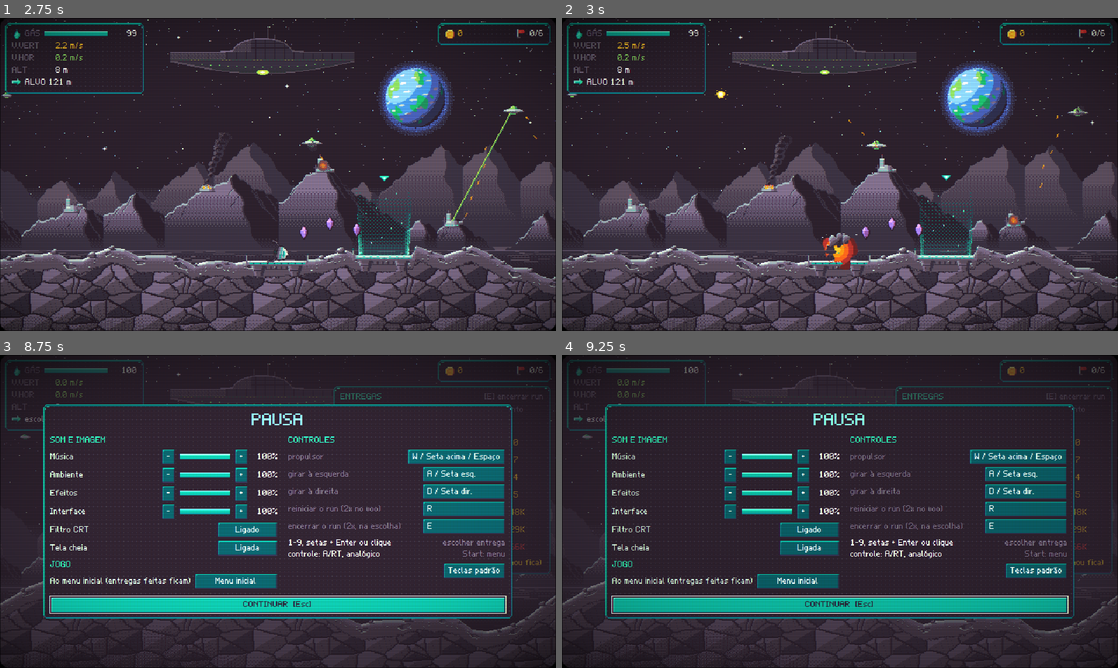
Above: before the commit, frames 1-4 (two rows, left to right).
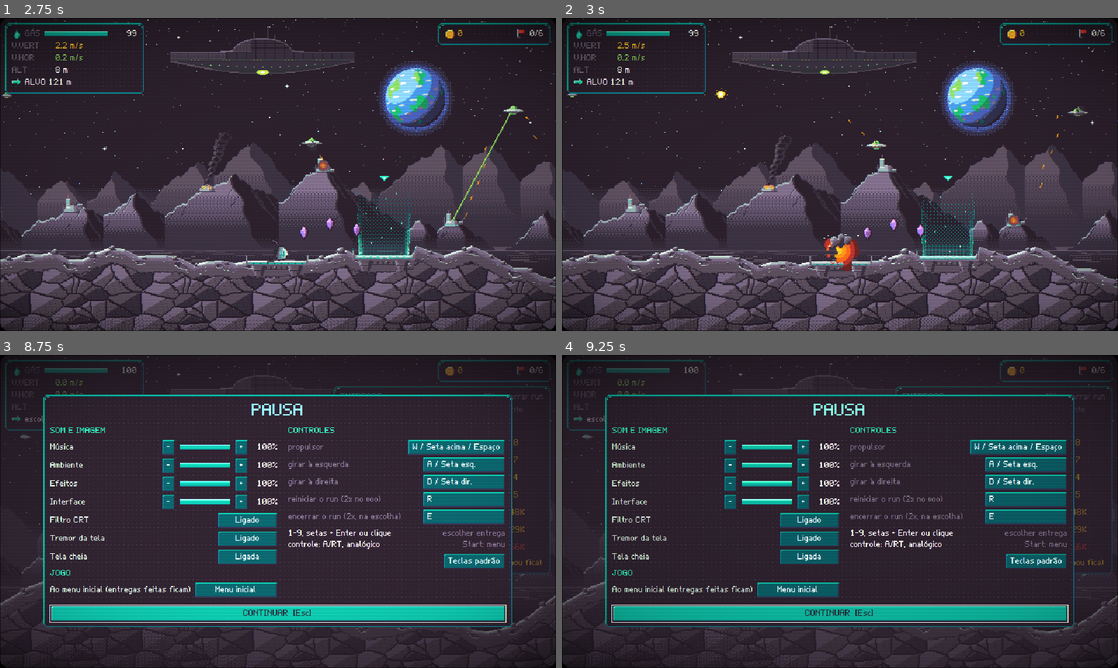
Above: after the commit, the same moments.

Repository: valdersonjr/incremental-lander
Game: Godot game, scene res://game/main.tscn
The game is run twice, just before and just after one commit, with the same random seed, the same clock (stepped at 60 frames per second) and the same inputs.
Inputs (mouse positions are in pixels of both pictures, inside the frame that each line leads up to):
- Up to frame 1 (2.75 s): click "Jogar" at 0.5 s; click "1" at 1.25 s; tap Enter (confirm) at 2 s; move the mouse to (400, 158) at 2.02 s; hold D (rotate_right) from 2.03 s (still down); hold Enter (confirm) from 2.03 s (still down); click (400, 158) at 2.17 s; tap Space at 2.27 s
- Up to frame 2 (3 s): release D (rotate_right) at 2.75 s; release Enter (confirm) at 2.75 s; drag from (728, 190) to (812, 237) at 2.77 s
- Up to frame 3 (8.75 s): move the mouse to (333, 442) at 3.52 s; hold D (rotate_right) 3.53-4.25 s; hold Q (tab_prev) 3.53-4.25 s; click "IR AO HANGAR [Enter]" at 4.25 s; click "DECOLAR [Enter]" at 5 s; drag from (250, 574) to (111, 464) at 5.77 s; move the mouse to (444, 558) at 6.52 s; hold A (rotate_left) 6.53-7.25 s; tap 9 at 6.6 s; tap Space at 6.77 s; tap F11 (fullscreen) at 7.15 s; drag from (111, 464) to (194, 433) at 7.27 s; move the mouse to (305, 511) at 8.02 s; hold A (rotate_left) from 8.03 s (still down); hold E (end_run) from 8.03 s (still down); click (305, 511) at 8.17 s; tap Escape (ui_cancel) at 8.65 s
- Up to frame 4 (9.25 s): release A (rotate_left) at 8.75 s; release E (end_run) at 8.75 s; drag from (756, 433) to (728, 527) at 8.77 s

Frame 1 is identical in both runs. In frame 2, 8.1% of the frame differs, in the area x 0-100%, y 50-100%; in frame 3, 19%, in the area x 7-93%, y 12-87%; in frame 4, 19%.

Commit message:
Ícone do jogo, tremor de tela e aviso de dados ausentes
- Ícone 32x32 (nave futurista com plasma em céu espacial, retângulo arredondado) + 512 por vizinho mais próximo;
  ligado no project.godot e nos presets de export (aprovado pelo usuário); padrão app-icon na pixel-art
- Tremor de tela na batida e em pousos duros (trauma em world.json > camera), opção "Tremor da tela" no título e no
  menu do jogo
- WorldConfig: sem world.json avisa o jogador (OS.alert) em vez de depender de assert (removido no build de release)

Co-Authored-By: Claude Opus 5.5 <noreply@anthropic.com>
Claude-Session: https://claude.ai/code/session_01JhKCi9Us7j2H5LJGQ5fDNT

Diff:
--- a/autoload/game_state.gd
+++ b/autoload/game_state.gd
@@ -253,6 +253,16 @@
 
 func set_crt(on: bool) -> void:
 	settings["crt"] = on
+	apply_settings()
+
+
+## Tremor de tela na batida e em pousos duros (padrao: sim).
+func shake_enabled() -> bool:
+	return bool(settings.get("shake", true))
+
+
+func set_shake(on: bool) -> void:
+	settings["shake"] = on
 	apply_settings()
 
 
--- a/data/world.json
+++ b/data/world.json
@@ -121,7 +121,11 @@
     "notes": "Perto do chao a camera olha para cima (nave ~3/4 da tela, mais ceu e menos chao); some ate centralizar acima de lift_fade_alt_px.",
     "ground_lift_px": 92,
     "lift_fade_alt_px": 420,
-    "lift_speed": 3.0
+    "lift_speed": 3.0,
+    "shake_notes": "Tremor de tela (game feel; opcao 'Tremor da tela' desliga): trauma 0..1 decai shake_decay/s; deslocamento = trauma^2 x shake_px (px de arte, inteiro). Batida = 1; pouso = land_shake x (velocidade vertical / max_vy).",
+    "shake_px": 6.0,
+    "shake_decay": 1.8,
+    "land_shake": 0.35
   },
   "input": {
     "thrust": [
--- a/game/flight/flight.gd
+++ b/game/flight/flight.gd
@@ -38,6 +38,8 @@
 const EXTEND_STEP := 2400.0
 var target_tier := "normal"
 var _demo := false
+var _lift_y := 0.0                                 # camera olhando para cima perto do chao (px; sem o tremor)
+var _shake := 0.0                                  # trauma do tremor de tela (0..1; world.json > camera)
 
 @onready var lander: Lander = %Lander
 @onready var terrain: Terrain = %Terrain
@@ -63,11 +65,26 @@
 	var cam: Dictionary = WorldConfig.load_config()["camera"]
 	var alt := TerrainGen.height_at(terrain.ridge, lander.global_position.x) - lander.global_position.y
 	var target := -CameraMath.lift(alt, float(cam["ground_lift_px"]), float(cam["lift_fade_alt_px"]))
-	camera.offset.y = lerpf(camera.offset.y, target, clampf(float(cam["lift_speed"]) * delta, 0.0, 1.0))
-
-
-func _process(_delta: float) -> void:
+	_lift_y = lerpf(_lift_y, target, clampf(float(cam["lift_speed"]) * delta, 0.0, 1.0))
+
+
+func _process(delta: float) -> void:
+	var cam: Dictionary = WorldConfig.load_config()["camera"]
+	_shake = maxf(_shake - float(cam["shake_decay"]) * delta, 0.0)
+	var amp := _shake * _shake * float(cam["shake_px"]) if GameState.shake_enabled() else 0.0
+	camera.offset = Vector2(roundf(randf_range(-amp, amp)), _lift_y + roundf(randf_range(-amp, amp)))
 	backdrop.follow(camera.get_screen_center_position())
+
+
+## Tremor de tela (somado; 1 = batida). Desligavel nas opcoes.
+func shake(trauma: float) -> void:
+	_shake = clampf(_shake + trauma, 0.0, 1.0)
+
+
+## Fixa o "olhar para cima" da camera (previas).
+func set_camera_lift(px: float) -> void:
+	_lift_y = px
+	camera.offset.y = px
 
 
 ## Gera o terreno inicial e posiciona o lander na plataforma de partida (sem alvo ainda).
@@ -92,7 +109,9 @@
 	lander.reset_physics_interpolation()
 	camera.global_position = lander.global_position
 	var cam: Dictionary = WorldConfig.load_config()["camera"]
-	camera.offset.y = -float(cam["ground_lift_px"])
+	_lift_y = -float(cam["ground_lift_px"])
+	_shake = 0.0
+	camera.offset = Vector2(0.0, _lift_y)
 	camera.reset_smoothing()
 	camera.force_update_scroll()                              # ja no 1o quadro com o enquadramento certo
 	backdrop.setup(planet_id, camera.global_position.y + camera.offset.y)
@@ -254,6 +273,8 @@
 	# poeira (pixel-art: explosion.py): linha 15 do sprite = chao, x 24 = centro do lander
 	_spawn_fx(DUST_FRAMES, &"puff", Vector2(lander.global_position.x - 24.0, float(pad["y"]) - 15.0), false)
 	Sound.sfx("landing")
+	var max_vy := float(WorldConfig.load_config()["landing"]["max_vy"])
+	shake(float(WorldConfig.load_config()["camera"]["land_shake"]) * clampf(float(info.get("vy", 0.0)) / max_vy, 0.0, 1.0))
 	current_pad_id = int(pad["id"])
 	if current_pad_id == target_pad_id:
 		Sound.sfx("delivered")
@@ -269,6 +290,7 @@
 	# a nave some e explode; o resultado so sai depois da explosao (senao o resumo a cobre)
 	lander.visible = false
 	Sound.sfx("crash")
+	shake(1.0)
 	var fx := _spawn_fx(EXPLOSION_FRAMES, &"boom", lander.global_position, true)
 	await fx.animation_finished
 	_finish(true, 0.0, reason, info)
--- a/game/pause/pause_menu.gd
+++ b/game/pause/pause_menu.gd
@@ -73,6 +73,7 @@
 	for bus: String in GameState.BUSES:
 		%Volumes.add_child(UiKit.volume_row(bus))
 	%Volumes.add_child(UiKit.crt_row())
+	%Volumes.add_child(UiKit.shake_row())
 	%Volumes.add_child(UiKit.fullscreen_row())
 	_fill_keys()
 	var hangar := mode == Mode.HANGAR
--- a/game/title/title_screen.gd
+++ b/game/title/title_screen.gd
@@ -257,6 +257,7 @@
 		if first == null:
 			first = row.get_child(1) as Button
 	_options.add_child(UiKit.crt_row())
+	_options.add_child(UiKit.shake_row())
 	_options.add_child(UiKit.fullscreen_row())
 	var back := Button.new()
 	back.text = "Voltar [Esc]"
--- a/project.godot
+++ b/project.godot
@@ -14,6 +14,7 @@
 config/description="Incremental estilo Lunar Lander, visao lateral. Ver docs/GDD.md."
 run/main_scene="res://game/main.tscn"
 config/features=PackedStringArray("4.7")
+config/icon="res://assets/ui/icon_512.png"
 config/version="0.9.0"
 config/use_custom_user_dir=true
 config/custom_user_dir_name="IncrementalLander"
--- a/scripts/ui/ui_kit.gd
+++ b/scripts/ui/ui_kit.gd
@@ -3,7 +3,7 @@
 ## vermelho = perigo, ambar = gas acabando, barra de gas ciano). Fonte bitmap: tamanho 11 (1x) ou 22 (2x), nunca
 ## fracionario. Variacoes de tipo: SlimPanel, TitleLabel, SectionLabel, DimLabel, ValueLabel, MoneyLabel, DustLabel, BadLabel,
 ## PrimaryButton, DangerButton, GasBar, WarnBar, DangerBar, XpBar. Foco de teclado = moldura de 1 px na cor de titulo
-## do mundo (toda tela navegavel por setas/Tab mostra onde esta). Widgets compartilhados: volume_row, toggle_row (crt_row, fullscreen_row), key_row, stat_row, pulse.
+## do mundo (toda tela navegavel por setas/Tab mostra onde esta). Widgets compartilhados: volume_row, toggle_row (crt_row, shake_row, fullscreen_row), key_row, stat_row, pulse.
 class_name UiKit
 extends RefCounted
 
@@ -233,6 +233,12 @@
 			GameState.crt_enabled, GameState.set_crt)
 
 
+## Linha "Tremor da tela" (batida e pouso duro sacodem a camera; desligue se incomodar).
+static func shake_row() -> HBoxContainer:
+	return toggle_row("Tremor da tela", "a câmera sacode na batida e em pousos duros; desligue se incomodar", "shake",
+			GameState.shake_enabled, GameState.set_shake)
+
+
 ## Linha "Tela cheia" (tambem F11 ou Alt+Enter).
 static func fullscreen_row() -> HBoxContainer:
 	return toggle_row("Tela cheia", "ocupar a tela inteira (F11 ou Alt+Enter também alternam)", "fullscreen",
--- a/scripts/world/world_config.gd
+++ b/scripts/world/world_config.gd
@@ -12,7 +12,10 @@
 	if not data.is_empty():
 		return data
 	var f := FileAccess.open(path, FileAccess.READ)
-	assert(f != null, "world.json nao encontrado em %s" % path)
+	if f == null:                                              # build quebrado: avisa o jogador em vez de travar mudo
+		push_error("world.json nao encontrado em %s" % path)
+		OS.alert("Arquivo de dados do jogo ausente (%s). Reinstale o jogo." % path, "Incremental Lander")
+		return data
 	data = JSON.parse_string(f.get_as_text())
 	return data
 
--- a/tests/visual/hazard_preview.gd
+++ b/tests/visual/hazard_preview.gd
@@ -42,7 +42,7 @@
 	l.global_position = focus + Vector2(-60, 0)
 	flight.set_physics_process(false)
 	flight.camera.global_position = l.global_position
-	flight.camera.offset.y = 0.0
+	flight.set_camera_lift(0.0)
 	flight._hazard_view.t = t
 	var half := get_viewport().get_visible_rect().size * 0.5
 	flight._hazard_view.view = Rect2(l.global_position - half, half * 2.0)
Binary file added: assets/ui/icon.png
Not shown, added: assets/ui/icon.png.import
Binary file added: assets/ui/icon_512.png
Not shown, added: assets/ui/icon_512.png.import
Not shown, changed: export_presets.cfg
Not shown, changed: .claude/skills/pixel-art/references/patterns/INDEX.md
Not shown, added: .claude/skills/pixel-art/references/patterns/app-icon.md
Not shown, added: art/src/ui/app_icon.py
